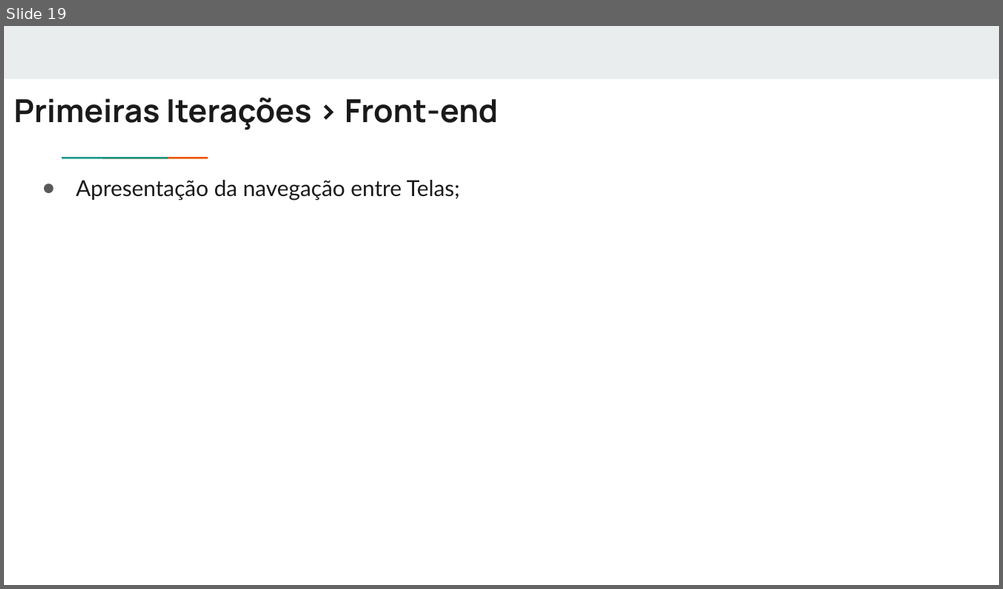
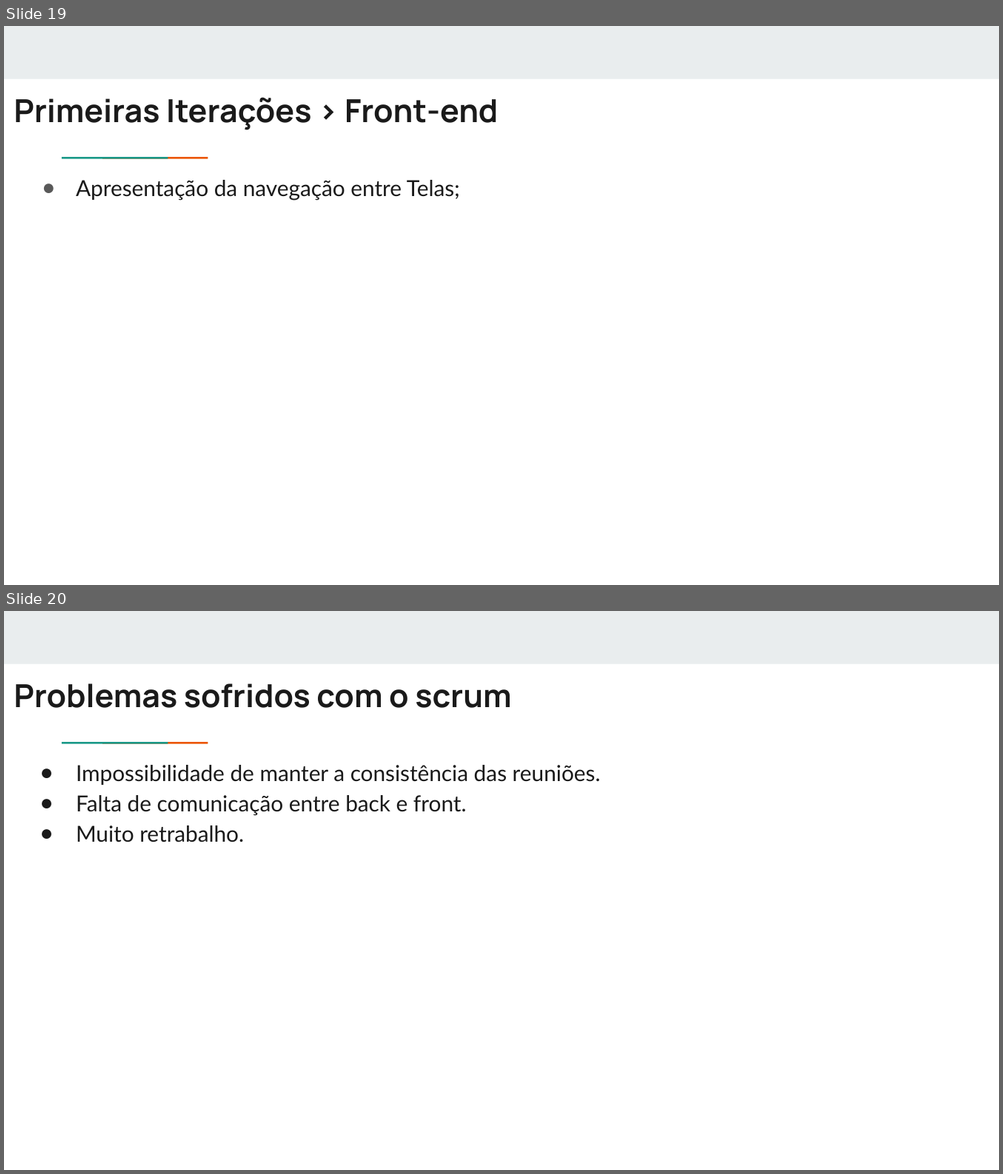
Before and after one commit to MaxCosta0/engenharia-de-software, a slide deck: src/main/docs/ApresentacaoSGH.pptx. Shown one above the other, each under a label of ours: slide 19 before the commit, slides 19 and 20 after it. The pictures are 1003x589 and 1003x1174 pixels, drawn with LibreOffice and Linux fonts; fonts in the diff are those of the drawing. Boxes give left, top, right and bottom in pixels: in the first picture for what was removed or moved away, otherwise in the second. Text is boxed around its words. In the diff, an @@ line names an element or a change of style, - is before the commit and + after.

Commit message:
alteracao na apresentacap

```diff
--- a/src/main/docs/ApresentacaoSGH.pptx
+++ b/src/main/docs/ApresentacaoSGH.pptx
@@ slide 20 added at [4, 611, 999, 1170], background #FFFFFF; not listed: 3 template elements that a slide beside it also shows @@
@@ title added at [14, 684, 511, 708], 23 pt, text #1A1A1A, bold @@
+Problemas sofridos com o scrum
@@ text added at [76, 765, 600, 843], 16 pt, text #1A1A1A @@
+● Impossibilidade de manter a consistência das reuniões.
+● Falta de comunicação entre back e front.
+● Muito retrabalho.
```
